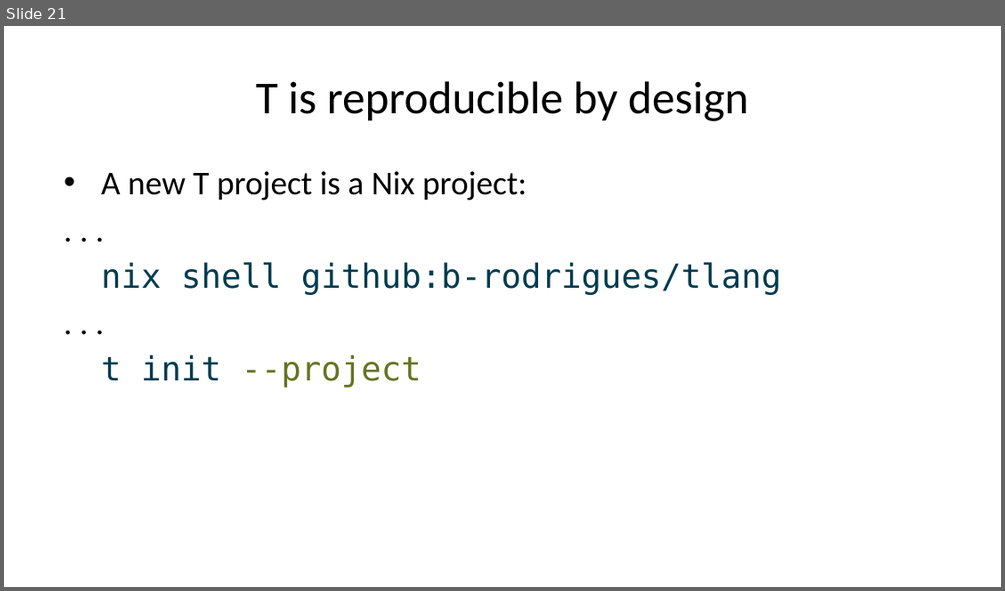
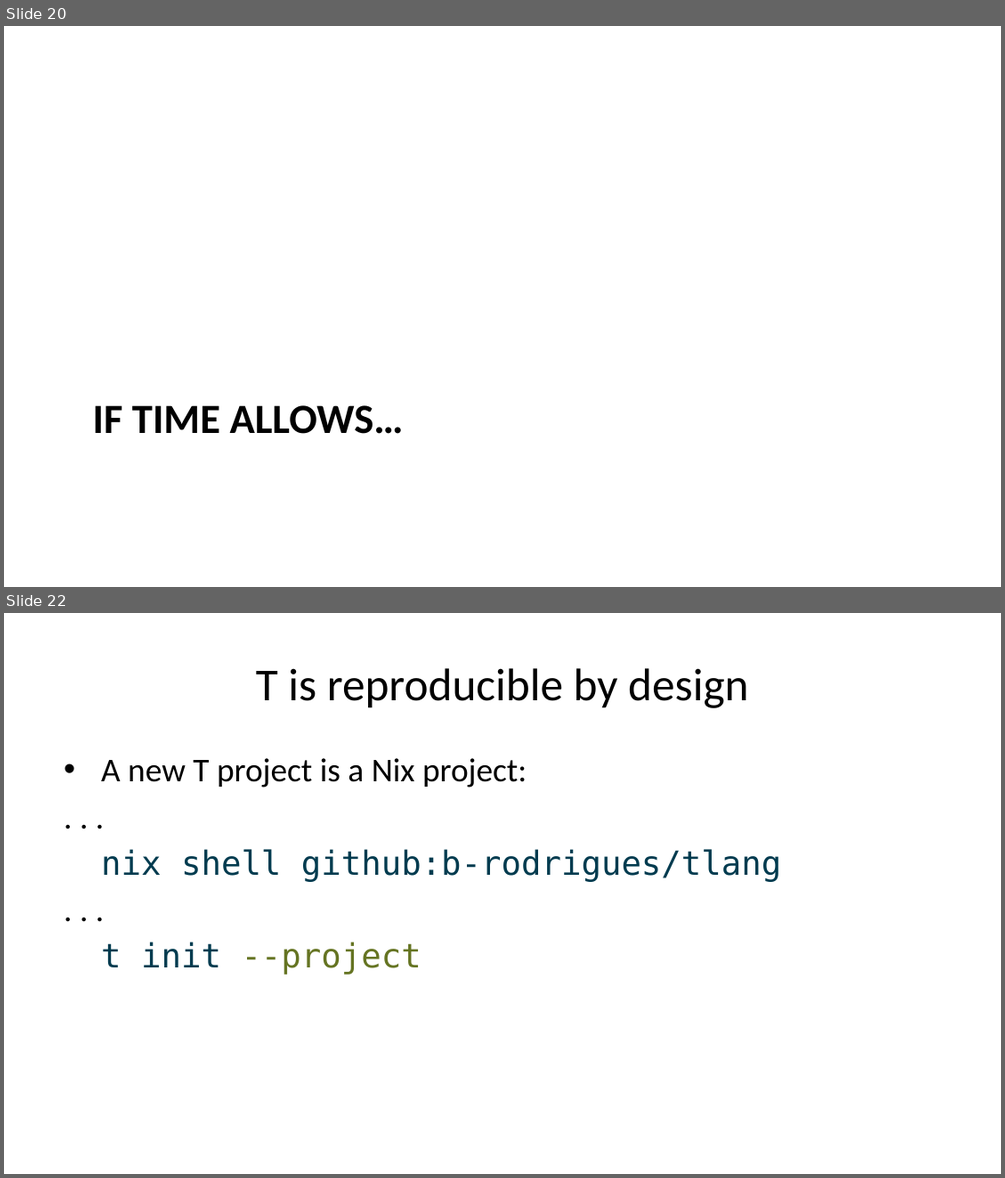
Before and after one commit to b-rodrigues/r_pharma_26, a slide deck: docs/index.pptx. Shown one above the other, each under a label of ours: slide 21 before the commit, slides 20 and 22 after it; the slides between them are not shown. The pictures are 1005x591 and 1005x1178 pixels, drawn with LibreOffice and Linux fonts; fonts in the diff are those of the drawing. Boxes give left, top, right and bottom in pixels: in the first picture for what was removed or moved away, otherwise in the second. Text is boxed around its words. In the diff, an @@ line names an element or a change of style, - is before the commit and + after.

```diff
--- a/docs/index.pptx
+++ b/docs/index.pptx
@@ slide 20 added at (4, 26, 1001, 587), background #FFFFFF @@
@@ title added at (93, 405, 404, 434), 30 pt, text #000000, bold @@
+IF TIME ALLOWS…
@@ what was slide 21 is now slide 22 @@
```
Also in this commit, not shown: 9 slides changed, 1 other slide added, 1 slide removed, 23 other files.
